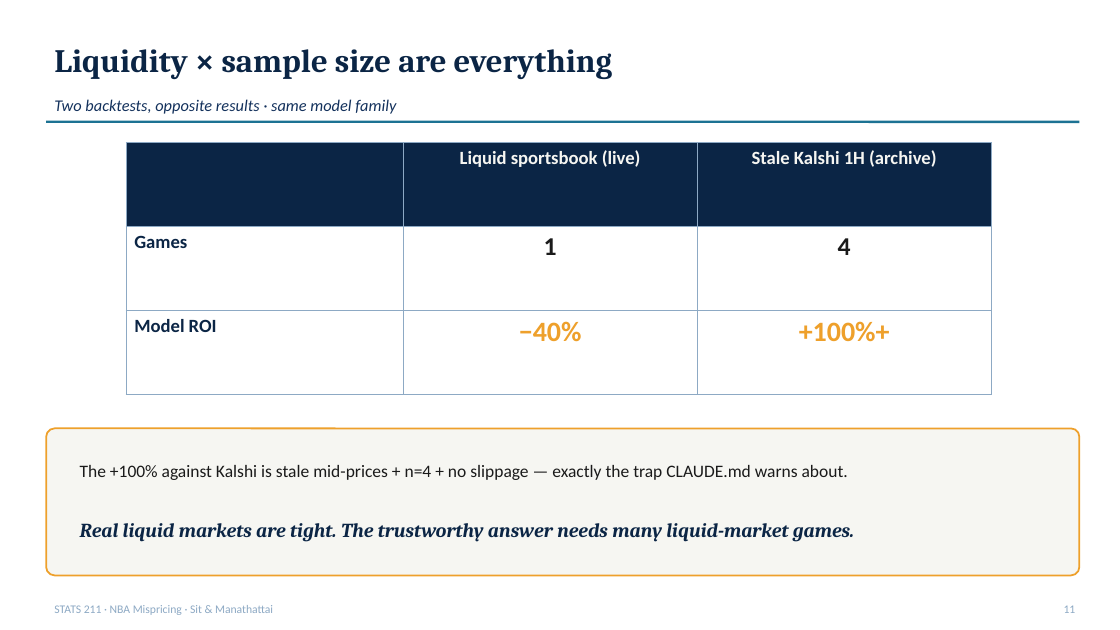
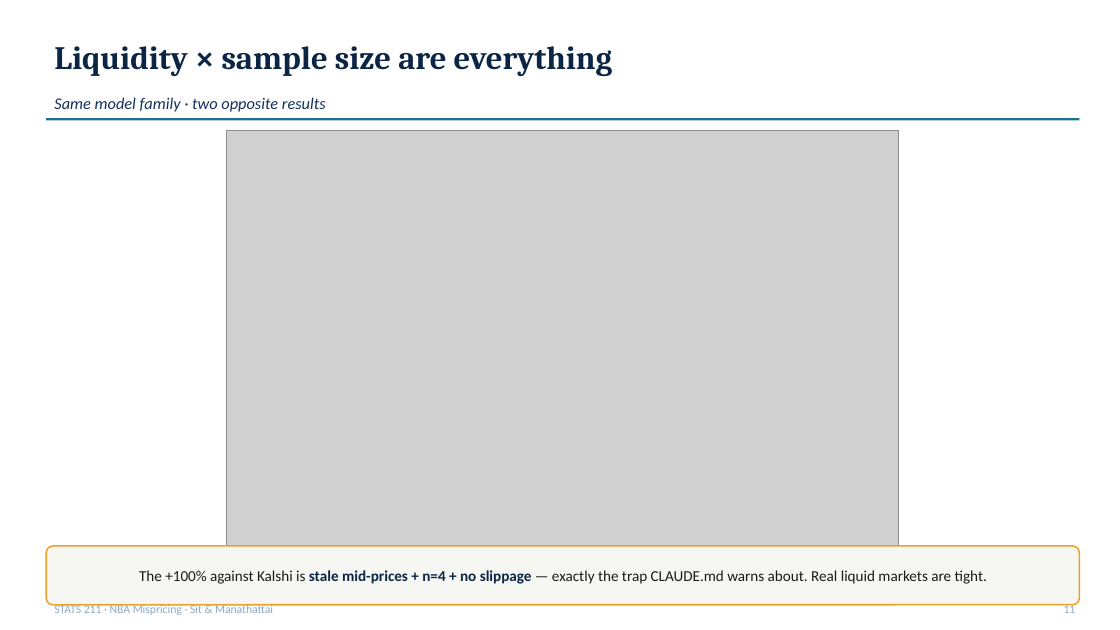
Before and after one commit to ivan-sit/live-nba-market-mispricing-detection, a slide deck: slide 11 of slides/final_deck.pptx. Drawn at 1120x630 pixels with LibreOffice and Linux fonts; fonts in the diff are those of the drawing; grey boxes stand for pictures. Boxes give left, top, right and bottom in pixels: in the first picture for what was removed or moved away, otherwise in the second. Text is boxed around its words. In the diff, an @@ line names an element or a change of style, - is before the commit and + after.

Commit message:
Deck: real PNG figures + formula boxes (replace placeholders)
- scripts/generate_slide_figures.py: matplotlib renderer for all deck PNGs in the
  project palette (NAVY/DEEP/TEAL/SKY/CREAM/ACCENT/INK)
- slides/figures/ (all new):
  · reliability_v2.png      — V2 reliability diagram on 2024-25 (Brier 0.149, ECE 0.008)
  · v5_shifts.png           — H1 / H4 bar chart with 95% CI error bars
  · pilot_roi.png           — SAS@OKC model vs baselines ROI bars
  · liquidity_sample.png    — paired bars: liquid sportsbook vs stale Kalshi
  · pipeline_flow.png       — system flowchart (PBP/odds -> p_hat / p_market -> edge -> backtest)
- slides/build.js: embed all 5 PNGs at the right slides; add prominent formula
  boxes for V2 (p_hat = isotonic(XGB(x))), V5 shift (delta p over 60s), backtest
  (edge, de-vig, Kelly), and V3 Halawi-aggregate
- slides/final_deck.pptx: regenerated (658 KB) with figures + formulas embedded

```diff
--- a/slides/final_deck.pptx
+++ b/slides/final_deck.pptx
@@ text at box(54, 97, 326, 112): text changed @@
-Two backtests, opposite results · same model family
+Same model family · two opposite results
@@ table removed at box(126, 143, 991, 346), 3 rows, 3 columns @@
- | Liquid sportsbook (live) | Stale Kalshi 1H (archive)
-Games | 1 | 4
-Model ROI | −40% | +100%+
@@ picture added at box(227, 130, 899, 550) @@
@@ text removed at box(80, 523, 854, 542) @@
-Real liquid markets are tight. The trustworthy answer needs many liquid-market games.
@@ rounded rectangle: place and size @@
-rounded rectangle at box(46, 429, 1080, 576)
+rounded rectangle at box(46, 546, 1080, 605)
@@ rounded rectangle at box(46, 546, 1080, 605): outline #EEA02B 1.5 pt to #EEA02B 1.3 pt; proportions changed @@
@@ text at box(139, 570, 987, 584): text changed; size 15 to 13 pt @@
-The +100% against Kalshi is stale mid-prices + n=4 + no slippage — exactly the trap CLAUDE.md warns about.
+The +100% against Kalshi is stale mid-prices + n=4 + no slippage — exactly the trap CLAUDE.md warns about. Real liquid markets are tight.
```
Also in this commit, not shown: 12 other slides changed, 7 other files.
